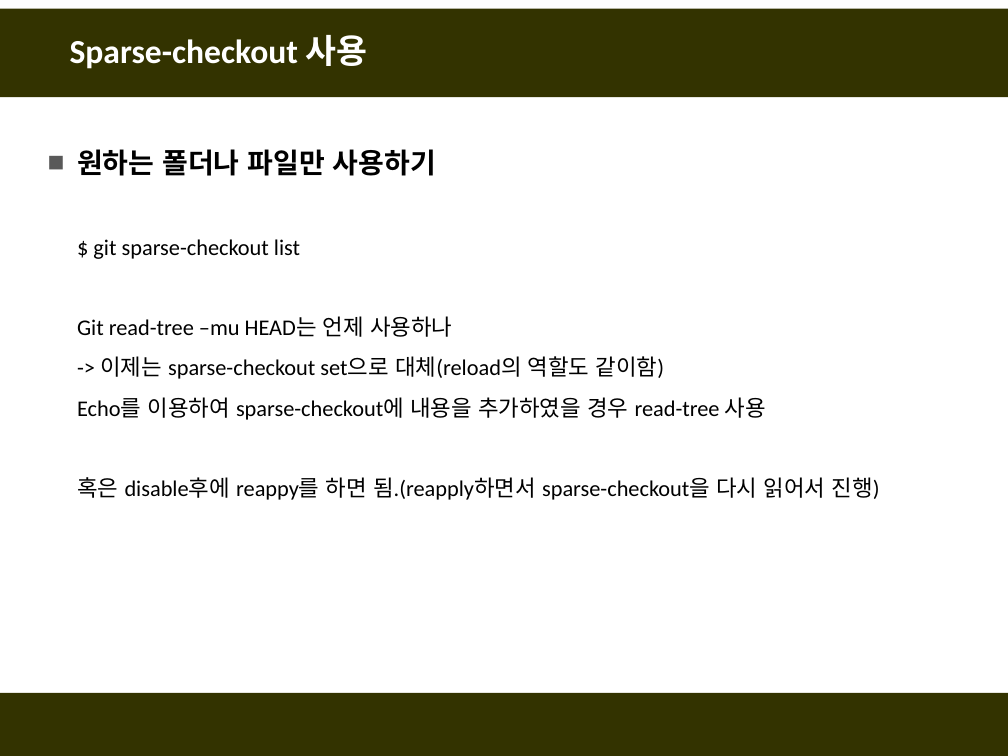
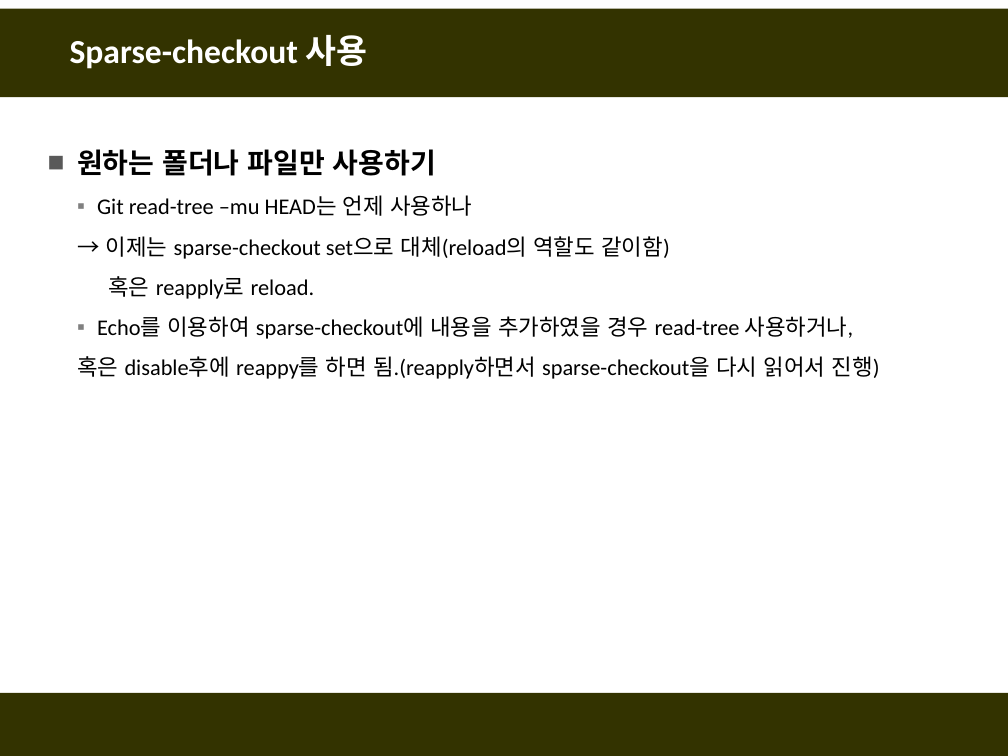
Before and after one commit to fasthill/github-lecture, a slide deck: slide 39 of git및github첫걸음11-명령어모음.pptx. Drawn at 1008x756 pixels with LibreOffice and Linux fonts; fonts in the diff are those of the drawing. Boxes give left, top, right and bottom in pixels: in the first picture for what was removed or moved away, otherwise in the second. Text is boxed around its words. In the diff, an @@ line names an element or a change of style, - is before the commit and + after.

```diff
--- a/git및github첫걸음11-명령어모음.pptx
+++ b/git및github첫걸음11-명령어모음.pptx
@@ text at <box>97,195,472,216</box>: bullet none to ▪ @@
@@ text at <box>93,239,300,259</box>: paragraph removed @@
-  $ git sparse-checkout list
@@ text at <box>97,236,853,339</box>: text changed @@
-  -> 이제는 sparse-checkout set으로 대체(reload의 역할도 같이함)
-  Echo를 이용하여 sparse-checkout에 내용을 추가하였을 경우 read-tree 사용
+  → 이제는 sparse-checkout set으로 대체(reload의 역할도 같이함)
+  혹은 reapply로 reload.
+  ▪ Echo를 이용하여 sparse-checkout에 내용을 추가하였을 경우 read-tree 사용하거나,
```
Also in this commit, not shown: 4 other slides changed.
